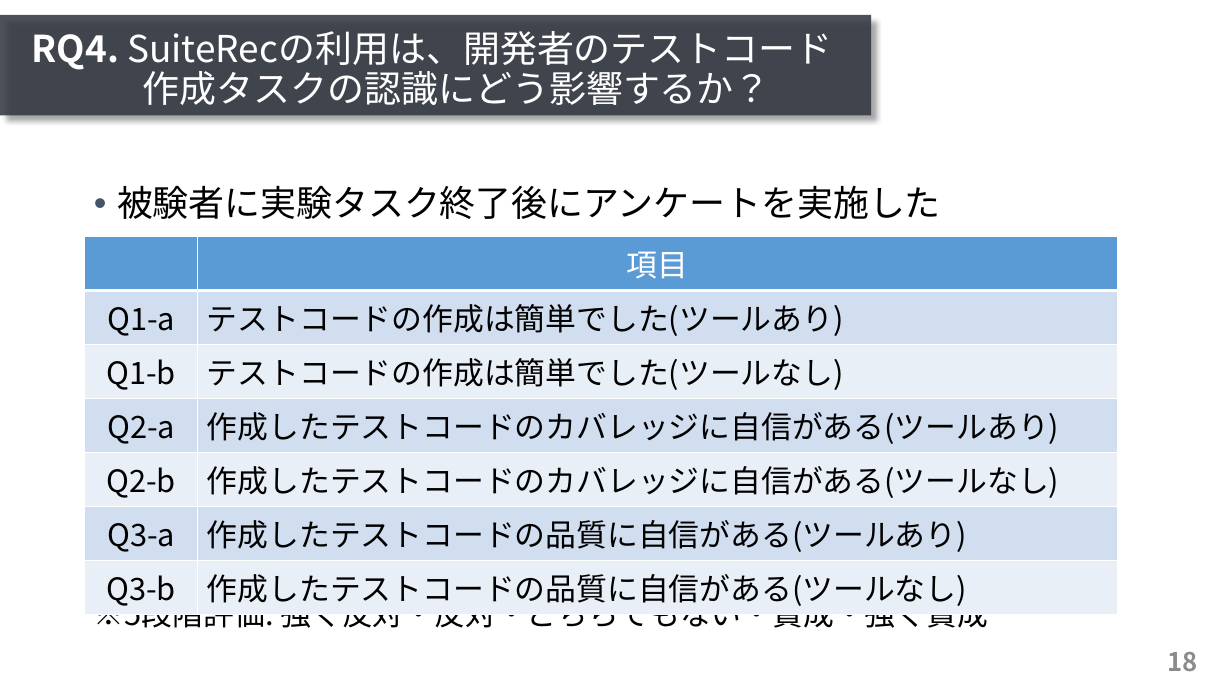
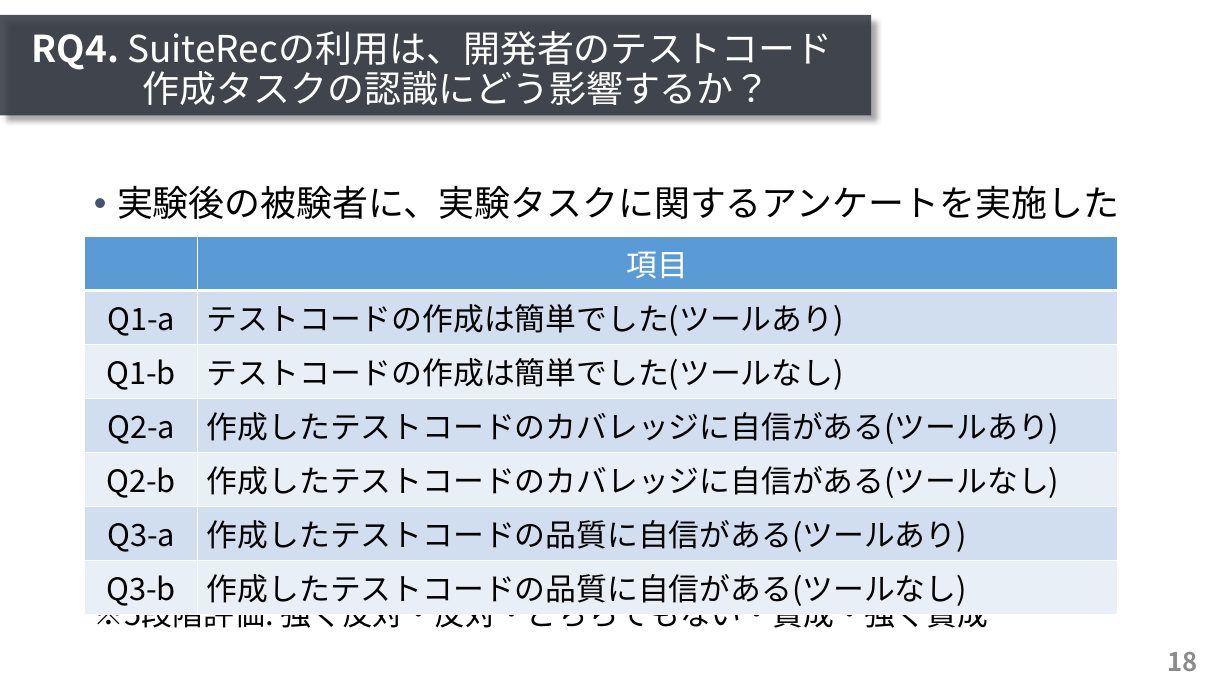
Before and after one commit to ryosuke-ku/mthesis2020-pre, a slide deck: slide 18 of presentation_kurachi.pptx. Drawn at 1232x693 pixels with LibreOffice and Linux fonts; fonts in the diff are those of the drawing. Boxes give left, top, right and bottom in pixels: in the first picture for what was removed or moved away, otherwise in the second. Text is boxed around its words. In the diff, an @@ line names an element or a change of style, - is before the commit and + after.

Commit message:
add

```diff
--- a/presentation_kurachi.pptx
+++ b/presentation_kurachi.pptx
@@ text at <box>117,185,1119,219</box>: text changed @@
-• 被験者に実験タスク終了後にアンケートを実施した
+• 実験後の被験者に、実験タスクに関するアンケートを実施した
```
Also in this commit, not shown: 1 other slide changed.
